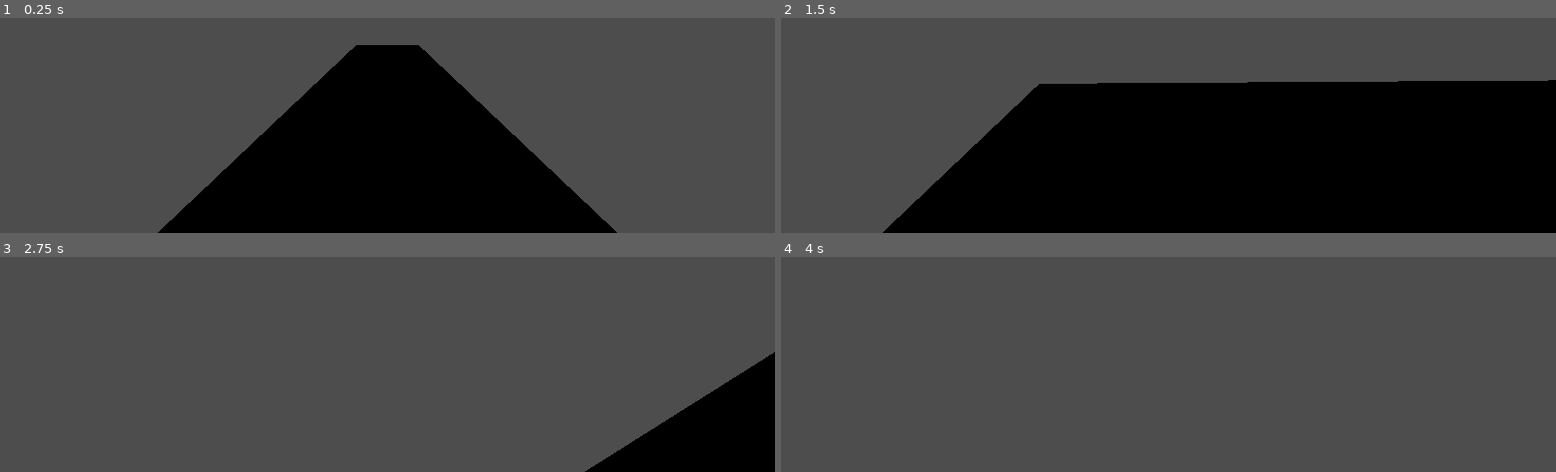
Above: before the commit, frames 1-4 (two rows, left to right).
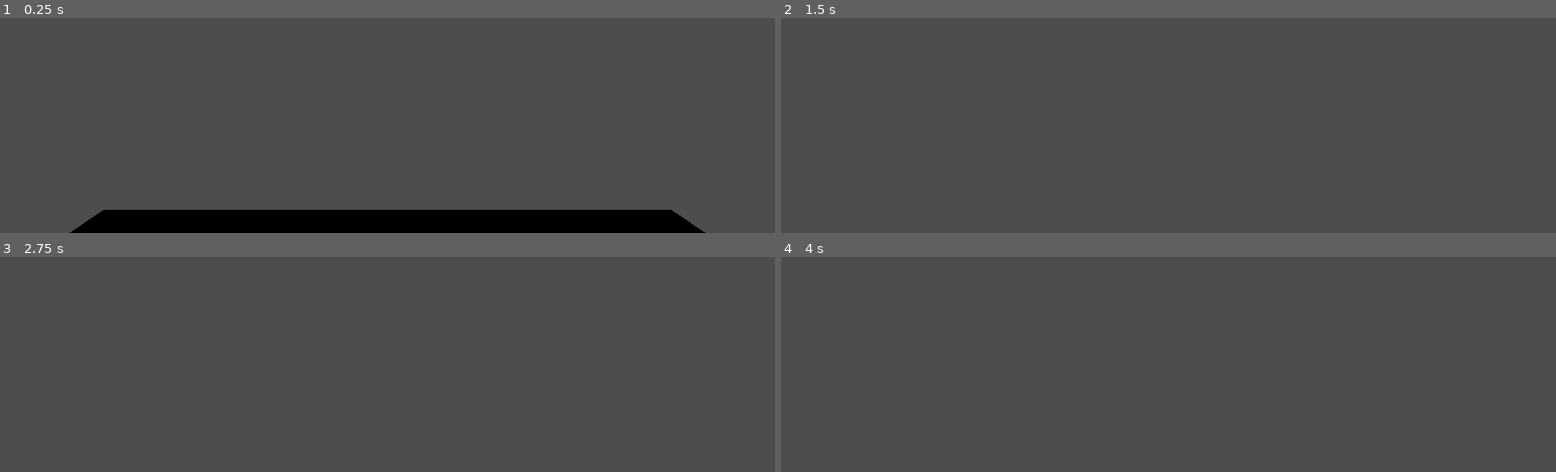
Above: after the commit, the same moments.

Repository: DudeNamedDarcy/UntitledGameJam107Game
Game: Godot game, scene res://scenes/test_scene.tscn
Same seed, same stepped clock (60 frames per second), same inputs: the game is played once before the commit and once after it. The project has no main scene, so this scene is started directly.
Inputs (mouse positions are in pixels of both pictures, inside the frame that each line leads up to):
- Up to frame 1 (0.25 s): no input
- Up to frame 2 (1.5 s): tap Enter (ui_accept) at 0.5 s; move the mouse to (outside the picture) at 0.52 s; hold D (move_right) 0.53-1.28 s; tap Shift (run) at 0.6 s; click (outside the picture) at 0.67 s; tap Space (jump, bound only after the commit) at 0.77, 0.8, 1.07, 1.35 s; move the mouse to (outside the picture) at 1.27 s; hold W (move_forward) from 1.28 s (still down)
- Up to frame 3 (2.75 s): keep holding W (move_forward); tap Space (jump, bound only after the commit) at 1.52, 1.82, 2.3 s; tap Shift (run) at 1.55, 2.1 s; move the mouse to (outside the picture) at 2.02 s
- Up to frame 4 (4 s): keep holding W (move_forward); move the mouse to (1160, 261) at 2.77 s; tap Shift (run) at 2.85 s; tap Space (jump, bound only after the commit) at 3.02, 3.32, 3.6, 3.77 s; tap Enter (ui_accept) at 3.5 s; move the mouse to (1222, 259) at 3.52 s

The runs differ from the first frame. In frame 1, 26% of the frame differs, in the area x 9-91%, y 12-100%; in frame 2, 54%, in the area x 13-100%, y 28-100%; in frame 3, 6.9%; in frame 4, nothing differs.

Commit message:
Added Jumping and started Double Jumping
Might revamp theme not sure

Diff:
--- a/ugj_107/project.godot
+++ b/ugj_107/project.godot
@@ -45,3 +45,8 @@
 "events": [Object(InputEventKey,"resource_local_to_scene":false,"resource_name":"","device":-1,"window_id":0,"alt_press …(195 unchanged characters)…
 ]
 }
+jump={
+"deadzone": 0.2,
+"events": [Object(InputEventKey,"resource_local_to_scene":false,"resource_name":"","device":-1,"window_id":0,"alt_pressed":false,"shift_pressed":false,"ctrl_pressed":false,"meta_pressed":false,"pressed":false,"keycode":0,"physical_keycode":32,"key_label":0,"unicode":32,"location":0,"echo":false,"script":null)
+]
+}
--- /dev/null
+++ b/ugj_107/scenes/city_sprawl.tscn
@@ -0,0 +1,24 @@
+[gd_scene load_steps=3 format=3 uid="uid://q5qtrfs2to44"]
+
+[ext_resource type="PackedScene" uid="uid://kuaqxycv5yme" path="res://scenes/player.tscn" id="1_ck3q1"]
+
+[sub_resource type="BoxShape3D" id="BoxShape3D_6gen5"]
+
+[node name="City Sprawl" type="Node3D"]
+
+[node name="Player" parent="." instance=ExtResource("1_ck3q1")]
+transform = Transform3D(1, 0, 0, 0, 1, 0, 0, 0, 1, 0, 3, 0)
+
+[node name="RigidBody3D" type="RigidBody3D" parent="."]
+transform = Transform3D(1, 0, 0, 0, 1, 0, 0, 0, 1, 0, -150, 0)
+
+[node name="CollisionShape3D" type="CollisionShape3D" parent="RigidBody3D"]
+transform = Transform3D(20, 0, 0, 0, 300, 0, 0, 0, 20, 0, 0, 0)
+shape = SubResource("BoxShape3D_6gen5")
+
+[node name="CSGBox3D" type="CSGBox3D" parent="RigidBody3D/CollisionShape3D"]
+
+[node name="WorldEnvironment" type="WorldEnvironment" parent="."]
+
+[node name="DirectionalLight3D" type="DirectionalLight3D" parent="WorldEnvironment"]
+transform = Transform3D(1, 0, 0, 0, -0.265001, 0.964248, 0, -0.964248, -0.265001, 0, 10.2787, 0)
--- /dev/null
+++ b/ugj_107/scenes/crash_scene.tscn
@@ -0,0 +1,18 @@
+[gd_scene load_steps=3 format=3 uid="uid://depy6tls1son1"]
+
+[ext_resource type="PackedScene" uid="uid://kuaqxycv5yme" path="res://scenes/player.tscn" id="1_hmc0b"]
+
+[sub_resource type="BoxShape3D" id="BoxShape3D_u81s1"]
+
+[node name="CrashScene" type="Node3D"]
+
+[node name="Player" parent="." instance=ExtResource("1_hmc0b")]
+transform = Transform3D(1, 0, 0, 0, 1, 0, 0, 0, 1, 0, 3, 0)
+
+[node name="RigidBody3D" type="RigidBody3D" parent="."]
+
+[node name="CollisionShape3D" type="CollisionShape3D" parent="RigidBody3D"]
+transform = Transform3D(50, 0, 0, 0, 0.1, 0, 0, 0, 50, 0, 0, 0)
+shape = SubResource("BoxShape3D_u81s1")
+
+[node name="CSGBox3D" type="CSGBox3D" parent="RigidBody3D/CollisionShape3D"]
--- a/ugj_107/scenes/test_scene.tscn
+++ b/ugj_107/scenes/test_scene.tscn
@@ -1,12 +1,22 @@
-[gd_scene load_steps=2 format=3 uid="uid://g5t74sud2kwr"]
+[gd_scene load_steps=3 format=3 uid="uid://kf20wibvgjop"]
 
-[ext_resource type="PackedScene" uid="uid://cyxs1pevjkno4" path="res://scenes/player.tscn" id="1_g7g4h"]
+[ext_resource type="PackedScene" uid="uid://kuaqxycv5yme" path="res://scenes/player.tscn" id="1_g7g4h"]
+
+[sub_resource type="BoxShape3D" id="BoxShape3D_g7g4h"]
 
 [node name="TestScene" type="Node3D"]
 
-[node name="CSGBox3D" type="CSGBox3D" parent="."]
-transform = Transform3D(1, 0, 0, 0, 1, 0, 0, 0, 1, 0, -0.515674, -10)
-size = Vector3(5, 1, 25)
+[node name="Player" parent="." instance=ExtResource("1_g7g4h")]
+transform = Transform3D(1, 0, 0, 0, 1, 0, 0, 0, 1, 0, 2.88355, 0)
 
-[node name="Player" parent="." instance=ExtResource("1_g7g4h")]
-transform = Transform3D(1, 0, 0, 0, 1, 0, 0, 0, 1, 0, 1, 0)
+[node name="Area3D" type="Area3D" parent="."]
+transform = Transform3D(10, 0, 0, 0, 1, 0, 0, 0, 10, 0, 0, 0)
+
+[node name="RigidBody3D" type="RigidBody3D" parent="."]
+
+[node name="CSGBox3D" type="CSGBox3D" parent="RigidBody3D"]
+transform = Transform3D(10, 0, 0, 0, 1, 0, 0, 0, 10, 0, 0, 0)
+
+[node name="CollisionShape3D" type="CollisionShape3D" parent="RigidBody3D"]
+transform = Transform3D(10, 0, 0, 0, 1, 0, 0, 0, 10, 0, 0, 0)
+shape = SubResource("BoxShape3D_g7g4h")
--- a/ugj_107/scripts/player.gd
+++ b/ugj_107/scripts/player.gd
@@ -13,13 +13,18 @@
 @export_range(1.0, 100.0, 0.1) var acceleration_sprint = 25.0
 @export_range(1.0, 100.0, 0.1) var deceleration = 15.0
 
-
+#adding gravity and jumping to our code
+@export_category("Gravity and Jumping")
+var gravity = 17.8; #gravitational acceleration
+var max_fall_speed = 20; #limits how fast a player can fall, in m/s
+var jump_velocity = 9.0;
+var number_of_jumps = 2;
 
 
 func _unhandled_input(event: InputEvent): #NOTE: THIS FUNCTION MUST BE CALLED"_unhandled_input" to work!!!
 	#to remove the mouse cursor from our game window, we use "Input.mouse_mode" for that!
 	var is_mouse_button = event is InputEventMouseButton #checks if the mouse was clicked
-	var is_mouse_captured = Input.mouse_mode == Input.MOUSE_MODE_CAPTURED #boolean statement to see if the mouse cursot is gone (true) or not (false)
+	var is_mouse_captured = Input.mouse_mode == Input.MOUSE_MODE_CAPTURED #boolean statement to see if the mouse cursor is gone (true) or not (false)
 	var is_escape_pressed = event.is_action_pressed("ui_cancel") #variable assigned to the Escape key being pressed.
 
 	if is_mouse_button and not is_mouse_captured:
@@ -61,6 +66,7 @@
 		var max_speed = max_speed_jog
 		var acceleration = acceleration_jog
 		if Input.is_action_just_pressed("run"): #if we press the Sprint/Shift key AKA RUNNING!
+			print("run!!!")
 			max_speed = max_speed_sprint
 			acceleration = acceleration_sprint
 		var velocity_ground_plane = Vector3(velocity.x, 0, velocity.z)
@@ -75,4 +81,20 @@
 		velocity.x = velocity_ground_plane.x
 		velocity.z = velocity_ground_plane.z
 
+	if not is_on_floor(): #if our guy is not on the floor
+		velocity.y -= gravity * delta
+		if Input.is_action_just_pressed("jump") and number_of_jumps > 0:
+			velocity.y += jump_velocity
+			number_of_jumps = 0;
+
+	if is_on_floor():
+		number_of_jumps = 2
+		print(number_of_jumps)
+
+	if is_on_floor() and Input.is_action_just_pressed("jump"):
+		number_of_jumps -= 1
+		velocity.y = 1.5*jump_velocity
+		print("jump!")
+		print(number_of_jumps)
+
 	move_and_slide() #ALWAYS ADD THIS AT THE END OF PHYSICS PROCESS FOR SOMETHING THAT MOVES!!!
Not shown: 1 places in ugj_107/scenes/player.tscn that only renumber resources
